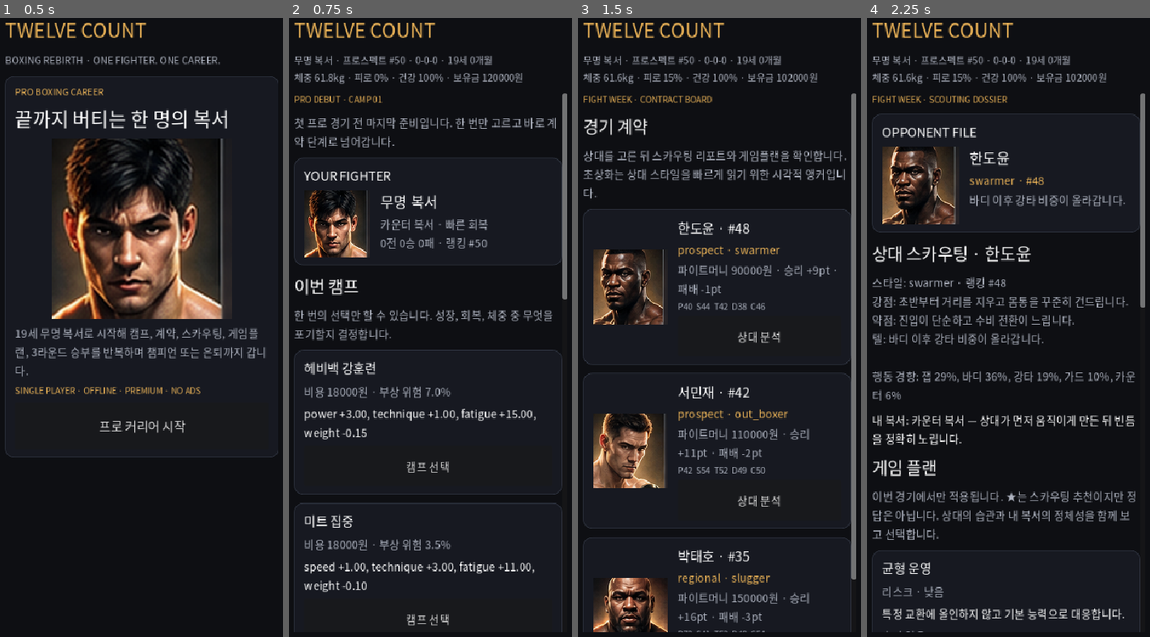
Above: before the commit, frames 1-4 (left to right).
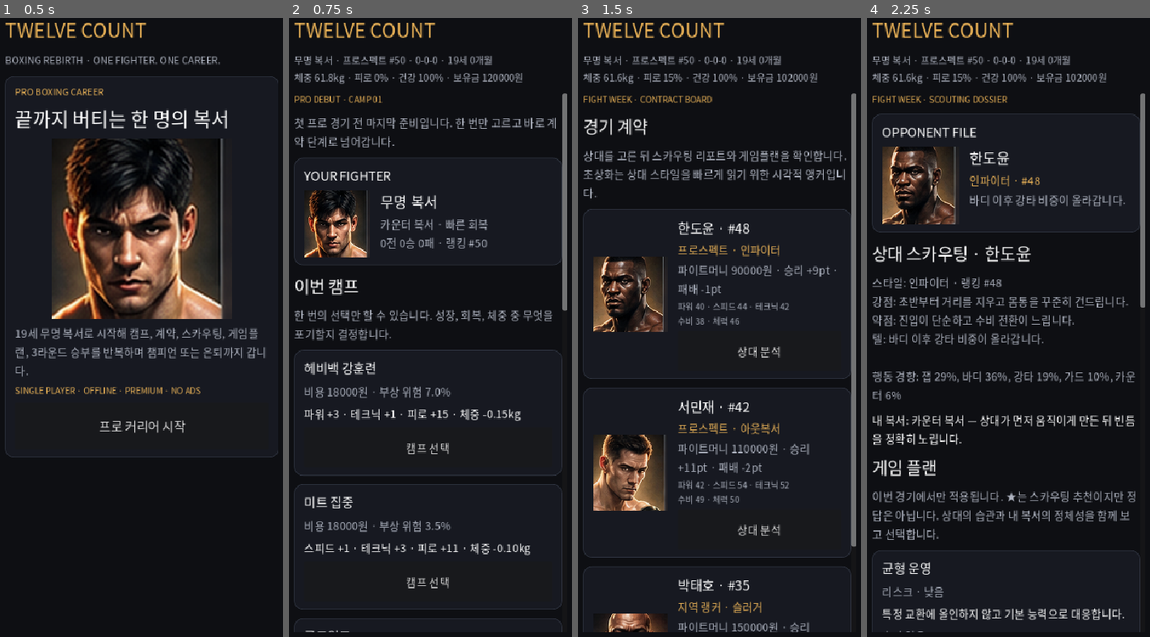
Above: after the commit, the same moments.

Repository: gycha0109-beep/boxing
Game: Godot game, scene res://scenes/Main.tscn
The game is run twice, just before and just after one commit, with the same random seed, the same clock (stepped at 60 frames per second) and the same inputs.
Inputs:
- Up to frame 1 (0.5 s): no input
- Up to frame 2 (0.75 s): click "프로 커리어 시작" at 0.5 s
- Up to frame 3 (1.5 s): click "캠프 선택" at 1.25 s
- Up to frame 4 (2.25 s): click "상대 분석" at 2 s

Frame 1 is identical in both runs. In frame 2, 4.0% of the frame differs, in the area x 1-99%, y 45-100%; in frame 3, 12%, in the area x 1-99%, y 36-100%; in frame 4, 0.5%.

Commit message:
polish: localize fighter dossier labels for release

Diff:
--- a/scripts/main_v07.gd
+++ b/scripts/main_v07.gd
@@ -36,13 +36,10 @@
     _section("이번 캠프", "한 번의 선택만 할 수 있습니다. 성장, 회복, 체중 중 무엇을 포기할지 결정합니다.%s" % injury_note)
 
     for action in camp_actions:
-        var details: Array[String] = []
-        for key in action.effects.keys():
-            details.append("%s %s" % [str(key), _signed_value(action.effects[key])])
         var affordable: bool = int(GameState.state.career.money) >= int(action.cost)
         var card := _card_box(str(action.name))
         _add_wrapped_label(card, "비용 %d원 · 부상 위험 %.1f%%" % [int(action.cost), float(action.risk) * 100.0], true)
-        _add_wrapped_label(card, ", ".join(details), false)
+        _add_wrapped_label(card, _camp_effect_text(action.get("effects", {})), false)
         if not affordable:
             _add_wrapped_label(card, "자금 부족", true)
         var choose := Button.new()
@@ -74,7 +71,7 @@
     var tendencies: Dictionary = current_opponent.get("tendencies", {})
     _section("상대 스카우팅 · %s" % current_opponent.name,
         "스타일: %s · 랭킹 #%d\n강점: %s\n약점: %s\n텔: %s\n\n행동 경향: %s" % [
-            str(current_opponent.style), int(current_opponent.rank),
+            _style_label(str(current_opponent.style)), int(current_opponent.rank),
             str(scouting.get("strength", "정보 부족")),
             str(scouting.get("weakness", "정보 부족")),
             str(scouting.get("tell", "정보 부족")),
@@ -135,8 +132,8 @@
     info.add_child(name_label)
 
     var style_label := Label.new()
-    var title_mark := " · TITLE" if bool(opponent.get("title_fight", false)) else ""
-    style_label.text = "%s · %s%s" % [str(opponent.get("tier", "")), str(opponent.get("style", "")), title_mark]
+    var title_mark := " · 타이틀전" if bool(opponent.get("title_fight", false)) else ""
+    style_label.text = "%s · %s%s" % [_tier_label(str(opponent.get("tier", ""))), _style_label(str(opponent.get("style", ""))), title_mark]
     style_label.add_theme_color_override("font_color", V07_ACCENT)
     info.add_child(style_label)
 
@@ -152,7 +149,7 @@
 
     var stats: Dictionary = opponent.get("stats", {})
     var stats_label := Label.new()
-    stats_label.text = "P%d  S%d  T%d  D%d  C%d" % [
+    stats_label.text = "파워 %d · 스피드 %d · 테크닉 %d\n수비 %d · 체력 %d" % [
         int(stats.get("power", 0)), int(stats.get("speed", 0)), int(stats.get("technique", 0)),
         int(stats.get("defense", 0)), int(stats.get("conditioning", 0))
     ]
@@ -215,7 +212,7 @@
     name_label.add_theme_font_size_override("font_size", 21)
     info.add_child(name_label)
     var meta := Label.new()
-    meta.text = "%s · #%d" % [str(opponent.get("style", "")), int(opponent.get("rank", 0))]
+    meta.text = "%s · #%d" % [_style_label(str(opponent.get("style", ""))), int(opponent.get("rank", 0))]
     meta.add_theme_color_override("font_color", V07_ACCENT)
     info.add_child(meta)
     var scouting: Dictionary = opponent.get("scouting", {})
@@ -235,3 +232,39 @@
     view.stretch_mode = TextureRect.STRETCH_KEEP_ASPECT_CENTERED
     view.mouse_filter = Control.MOUSE_FILTER_IGNORE
     return view
+
+func _style_label(style_id: String) -> String:
+    match style_id:
+        "swarmer": return "인파이터"
+        "out_boxer": return "아웃복서"
+        "slugger": return "슬러거"
+        "counter", "counter_puncher": return "카운터 펀처"
+        _: return style_id.replace("_", " ").capitalize()
+
+func _tier_label(tier_id: String) -> String:
+    match tier_id:
+        "prospect": return "프로스펙트"
+        "regional": return "지역 랭커"
+        "contender": return "컨텐더"
+        "title": return "타이틀"
+        _: return tier_id.replace("_", " ").capitalize()
+
+func _camp_effect_text(effects: Dictionary) -> String:
+    var order := ["power", "speed", "technique", "defense", "conditioning", "fatigue", "health", "weight", "injury_camps"]
+    var labels := {
+        "power":"파워", "speed":"스피드", "technique":"테크닉", "defense":"수비", "conditioning":"체력",
+        "fatigue":"피로", "health":"건강", "weight":"체중", "injury_camps":"부상 기간"
+    }
+    var parts: Array[String] = []
+    for key in order:
+        if not effects.has(key):
+            continue
+        var value: float = float(effects[key])
+        var sign := "+" if value > 0.0 else ""
+        if key == "weight":
+            parts.append("%s %s%.2fkg" % [labels[key], sign, value])
+        elif key == "injury_camps":
+            parts.append("%s %s%d캠프" % [labels[key], sign, int(value)])
+        else:
+            parts.append("%s %s%d" % [labels[key], sign, int(value)])
+    return " · ".join(parts)
